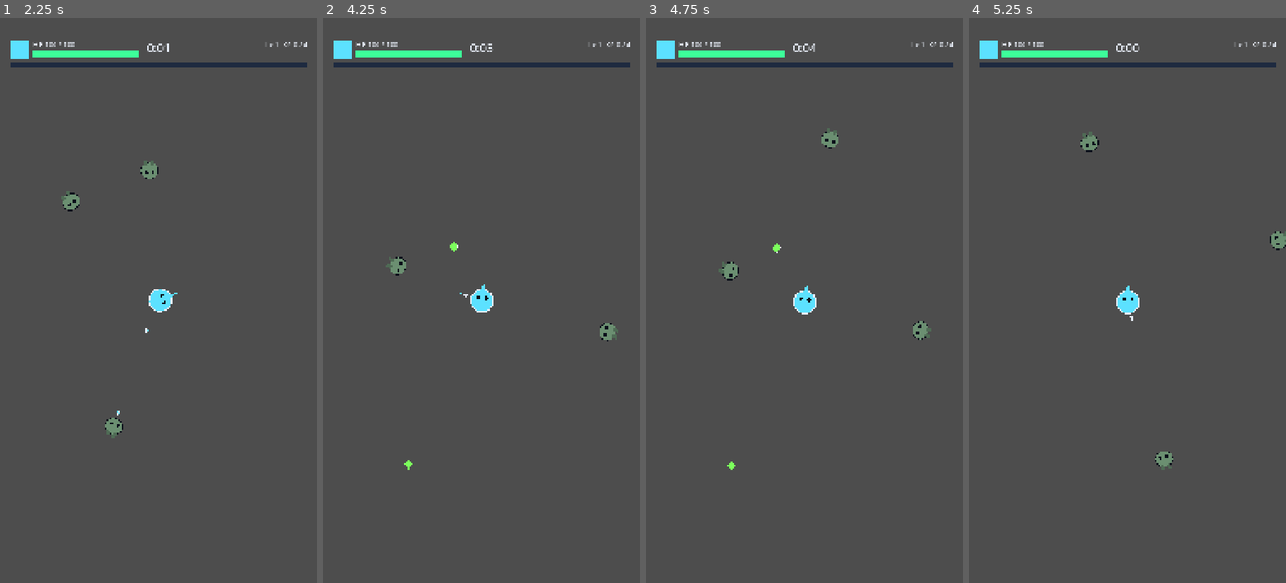
Above: before the commit, frames 1-4 (left to right).
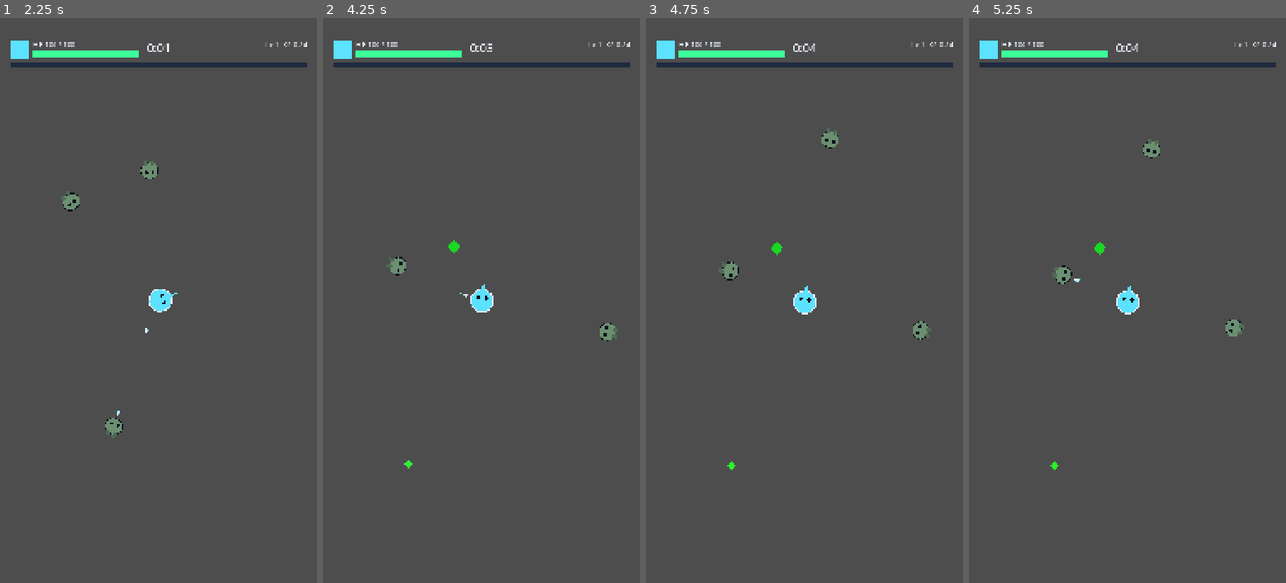
Above: after the commit, the same moments.

Repository: Silithix/Silithix-horde-protocal
Game: Godot game, scene res://scenes/boot/Boot.tscn
Two runs of this game, one before a commit and one after it. Both use one fixed random seed, a clock stepped at 60 frames per second and the inputs below.
Inputs (mouse positions are in pixels of both pictures, inside the frame that each line leads up to):
- Up to frame 1 (2.25 s): click "PLAY" at 0.5 s; move the mouse to (228, 272) at 1.27 s; click (228, 272) at 1.42 s; drag from (95, 328) to (158, 300) at 2.02 s
- Up to frame 2 (4.25 s): move the mouse to (513, 176) at 2.77 s; click (513, 176) at 2.92 s; drag from (465, 413) to (481, 300) at 3.52 s
- Up to frame 3 (4.75 s): move the mouse to (899, 385) at 4.27 s; click (899, 385) at 4.42 s
- Up to frame 4 (5.25 s): tap Escape (ui_cancel) at 4.9 s; click (1127, 277) at 5 s, where only the run after the commit has a clickable "Resume"

Frame 1 is identical in both runs. In frame 2, less than 0.1% of the frame differs, in the area x 25-44%, y 39-80%; in frame 3, less than 0.1%; in frame 4, 1.0%, in the area x 25-100%, y 4-80%.

Commit message:
feat: Milestone B pause menu, XP gem tiers, crates, weapon upgrade card
Esc opens Resume/Hub pause (level-up Esc still abandons). Gem tiers tinted.
Periodic crates (heal/magnet). Level-up can upgrade Shard Knives via set_level.

Diff:
--- /dev/null
+++ b/scenes/pickups/Crate.tscn
@@ -0,0 +1,18 @@
+[gd_scene load_steps=3 format=3 uid="uid://crate_pickup_hp"]
+
+[ext_resource type="Script" path="res://scripts/meta/Crate.gd" id="1_crate"]
+
+[sub_resource type="RectangleShape2D" id="RectangleShape2D_crate"]
+size = Vector2(40, 40)
+
+[node name="Crate" type="Area2D"]
+collision_layer = 8
+collision_mask = 1
+script = ExtResource("1_crate")
+
+[node name="Visual" type="Polygon2D" parent="."]
+color = Color(0.72, 0.48, 0.22, 1)
+polygon = PackedVector2Array(-18, -18, 18, -18, 18, 18, -18, 18)
+
+[node name="CollisionShape2D" type="CollisionShape2D" parent="."]
+shape = SubResource("RectangleShape2D_crate")
--- a/scenes/run/Run.gd
+++ b/scenes/run/Run.gd
@@ -1,17 +1,20 @@
 extends Node2D
-## Run root. Systems owns player/camera/XP/pooling/damage path here.
+## Run root. Systems owns player/camera/XP/pooling/pause/crates here.
 
 const PLAYER_SCENE := preload("res://scenes/player/Player.tscn")
 const XP_GEM_SCENE := preload("res://scenes/pickups/XpGem.tscn")
+const CRATE_SCENE := preload("res://scenes/pickups/Crate.tscn")
 const DRIFTER_SCENE := preload("res://scenes/enemies/Drifter.tscn")
 const SHARD_KNIVES := preload("res://scenes/combat/ShardKnivesWeapon.tscn")
 const LEVEL_UP_UI := preload("res://scenes/ui/LevelUpUI.tscn")
+const PAUSE_MENU := preload("res://scenes/ui/PauseMenu.tscn")
 const HUD_SCENE := preload("res://scenes/ui/RunHud.tscn")
 
 const ENEMY_CAP := 24
 const SPAWN_RADIUS := 560.0
 const SPAWN_INTERVAL := 2.0
 const INITIAL_DRIFTERS := 2
+const CRATE_INTERVAL := 25.0
 
 @onready var world: Node2D = $World
 @onready var entities: Node2D = $Entities
@@ -21,8 +24,11 @@
 var player: CharacterBody2D
 var camera: Camera2D
 var level_up_ui: CanvasLayer
+var pause_menu: CanvasLayer
 var hud: CanvasLayer
+var _weapon: Node = null
 var _spawn_timer: float = 0.0
+var _crate_timer: float = 12.0
 var _run_over: bool = false
 var _bonus_xp_on_gem: int = 0
 
@@ -34,6 +40,7 @@
 		$UI/StubLabel.queue_free()
 
 	Pool.warm(&"xp_gem", XP_GEM_SCENE, 64)
+	Pool.warm(&"crate", CRATE_SCENE, 8)
 	Pool.warm(&"drifter", DRIFTER_SCENE, 64)
 
 	player = PLAYER_SCENE.instantiate()
@@ -42,9 +49,9 @@
 	player.died.connect(_on_player_died)
 	player.leveled_up.connect(_on_player_leveled_up)
 
-	var wpn := SHARD_KNIVES.instantiate()
-	player.add_child(wpn)
-	wpn.setup(player)
+	_weapon = SHARD_KNIVES.instantiate()
+	player.add_child(_weapon)
+	_weapon.setup(player)
 
 	camera = Camera2D.new()
 	camera.set_script(load("res://scripts/player/FollowCamera.gd"))
@@ -56,6 +63,11 @@
 	add_child(level_up_ui)
 	level_up_ui.card_picked.connect(_on_card_picked)
 
+	pause_menu = PAUSE_MENU.instantiate()
+	add_child(pause_menu)
+	pause_menu.resume_pressed.connect(func(): pass)
+	pause_menu.hub_pressed.connect(_abandon_to_hub)
+
 	hud = HUD_SCENE.instantiate()
 	add_child(hud)
 	hud.call("bind_player", player)
@@ -71,29 +83,78 @@
 		_spawn_timer = SPAWN_INTERVAL
 		if _alive_enemy_count() < ENEMY_CAP:
 			_spawn_drifter()
+	_crate_timer -= delta
+	if _crate_timer <= 0.0:
+		_crate_timer = CRATE_INTERVAL
+		_spawn_crate()
 
 func _unhandled_input(event: InputEvent) -> void:
-	if event.is_action_pressed("ui_cancel"):
+	if not event.is_action_pressed("ui_cancel"):
+		return
+	# Level-up open: abandon to hub (force close)
+	if level_up_ui and level_up_ui.has_method("is_open") and level_up_ui.is_open():
 		_abandon_to_hub()
+		return
+	if pause_menu and pause_menu.has_method("is_open") and pause_menu.is_open():
+		pause_menu.close_menu(true)
+		return
+	if pause_menu:
+		pause_menu.open_menu()
 
 func _abandon_to_hub() -> void:
 	if level_up_ui and level_up_ui.has_method("force_close"):
 		level_up_ui.call("force_close")
-	else:
-		get_tree().paused = false
-		Events.pause_toggled.emit(false)
+	if pause_menu and pause_menu.has_method("close_menu"):
+		pause_menu.call("close_menu", false)
+	get_tree().paused = false
+	Events.pause_toggled.emit(false)
 	Game.go_to_hub()
 
 func spawn_xp_gem(pos: Vector2, amount: int = 1) -> void:
+	var tier := _roll_trash_gem_tier()
 	var gem: Node = Pool.acquire(&"xp_gem", pickups)
 	if gem == null:
 		gem = XP_GEM_SCENE.instantiate()
 		pickups.add_child(gem)
 	var value := amount + _bonus_xp_on_gem
 	if gem.has_method("setup"):
-		gem.call("setup", value, pos)
+		# Prefer tier visuals; amount still applied via setup value path when bonus
+		if _bonus_xp_on_gem > 0:
+			gem.call("setup", value, pos)
+		else:
+			gem.call("setup", 0, pos, tier)
 	else:
 		gem.global_position = pos
+
+func vacuum_all_gems() -> void:
+	if player == null:
+		return
+	for gem in get_tree().get_nodes_in_group("xp_gem"):
+		if gem.has_method("magnet_pull") and gem.visible:
+			gem.call("magnet_pull", player)
+
+func _roll_trash_gem_tier() -> String:
+	# Weights from pickup_table trash column (approx)
+	var roll := randi() % 100
+	if roll < 8:
+		return "blue"
+	if roll < 28:
+		return "large_green"
+	return "small_green"
+
+func _spawn_crate() -> void:
+	if player == null or not is_instance_valid(player) or not player.alive:
+		return
+	var angle := randf() * TAU
+	var pos := player.global_position + Vector2(cos(angle), sin(angle)) * randf_range(220.0, 420.0)
+	var kinds := ["heal_meat", "magnet", "gold_bag"]
+	var kind: String = kinds[randi() % kinds.size()]
+	var crate: Node = Pool.acquire(&"crate", pickups)
+	if crate == null:
+		crate = CRATE_SCENE.instantiate()
+		pickups.add_child(crate)
+	if crate.has_method("setup"):
+		crate.call("setup", pos, kind)
 
 func _spawn_drifter() -> void:
 	if player == null or not is_instance_valid(player) or not player.alive:
@@ -117,10 +178,22 @@
 	return n
 
 func _on_player_leveled_up(new_level: int) -> void:
+	if pause_menu and pause_menu.has_method("close_menu"):
+		pause_menu.call("close_menu", false)
 	level_up_ui.show_level_up(new_level)
+
+func _upgrade_starter_weapon() -> void:
+	if _weapon == null or not is_instance_valid(_weapon):
+		return
+	var lv := int(_weapon.get("level")) if _weapon.get("level") != null else 1
+	lv = mini(lv + 1, 5)
+	if _weapon.has_method("set_level"):
+		_weapon.call("set_level", lv)
 
 func _on_card_picked(card_id: String) -> void:
 	match card_id:
+		"shard_knives":
+			_upgrade_starter_weapon()
 		"move_speed":
 			player.set_meta("speed_mult", float(player.get_meta("speed_mult", 1.0)) + 0.12)
 		"magnet":
@@ -137,9 +210,10 @@
 	_run_over = true
 	if level_up_ui and level_up_ui.has_method("force_close"):
 		level_up_ui.call("force_close")
+	if pause_menu and pause_menu.has_method("close_menu"):
+		pause_menu.call("close_menu", false)
 	get_tree().paused = false
 	if hud and hud.has_method("stop"):
 		hud.call("stop")
-	# ignore_pause so death delay still fires if something re-pauses
 	await get_tree().create_timer(1.2, true, false, true).timeout
 	Game.end_run(false)
--- /dev/null
+++ b/scenes/ui/PauseMenu.tscn
@@ -0,0 +1,47 @@
+[gd_scene load_steps=2 format=3 uid="uid://pause_menu_hp"]
+
+[ext_resource type="Script" path="res://scripts/meta/PauseMenu.gd" id="1_pause"]
+
+[node name="PauseMenu" type="CanvasLayer"]
+layer = 25
+process_mode = 3
+script = ExtResource("1_pause")
+
+[node name="Dim" type="ColorRect" parent="."]
+anchors_preset = 15
+anchor_right = 1.0
+anchor_bottom = 1.0
+mouse_filter = 0
+color = Color(0, 0, 0, 0.55)
+
+[node name="Panel" type="PanelContainer" parent="."]
+anchors_preset = 8
+anchor_left = 0.5
+anchor_top = 0.5
+anchor_right = 0.5
+anchor_bottom = 0.5
+offset_left = -220.0
+offset_top = -180.0
+offset_right = 220.0
+offset_bottom = 180.0
+
+[node name="VBox" type="VBoxContainer" parent="Panel"]
+theme_override_constants/separation = 20
+
+[node name="Title" type="Label" parent="Panel/VBox"]
+layout_mode = 2
+theme_override_font_sizes/font_size = 36
+text = "PAUSED"
+horizontal_alignment = 1
+
+[node name="Resume" type="Button" parent="Panel/VBox"]
+custom_minimum_size = Vector2(0, 80)
+layout_mode = 2
+theme_override_font_sizes/font_size = 28
+text = "Resume"
+
+[node name="Hub" type="Button" parent="Panel/VBox"]
+custom_minimum_size = Vector2(0, 80)
+layout_mode = 2
+theme_override_font_sizes/font_size = 28
+text = "Return to Hub"
--- /dev/null
+++ b/scripts/meta/Crate.gd
@@ -0,0 +1,60 @@
+extends Area2D
+## Mid-run crate. Systems-owned. Contents from pickup_table feel.
+
+const POOL_KEY := &"crate"
+
+var _active: bool = false
+var _kind: String = "heal_meat"
+
+@onready var visual: Polygon2D = $Visual
+@onready var collision: CollisionShape2D = $CollisionShape2D
+
+func _ready() -> void:
+	body_entered.connect(_on_body_entered)
+	add_to_group("crate")
+
+func on_pool_acquire() -> void:
+	_active = true
+	visible = true
+	monitoring = true
+	if collision:
+		collision.disabled = false
+
+func on_pool_release() -> void:
+	_active = false
+	visible = false
+	monitoring = false
+	if collision:
+		collision.disabled = true
+
+func setup(pos: Vector2, kind: String = "heal_meat") -> void:
+	global_position = pos
+	_kind = kind
+	on_pool_acquire()
+
+func _on_body_entered(body: Node) -> void:
+	if not _active:
+		return
+	if not body.is_in_group("player"):
+		return
+	_active = false
+	_apply(body)
+	Pool.release(POOL_KEY, self)
+
+func _apply(player: Node) -> void:
+	match _kind:
+		"heal_meat":
+			if player.has_method("heal"):
+				var mx := float(player.get("max_hp"))
+				player.call("heal", mx * 0.2)
+		"magnet":
+			var run := get_tree().get_first_node_in_group("run_root")
+			if run and run.has_method("vacuum_all_gems"):
+				run.call("vacuum_all_gems")
+		"gold_bag":
+			# Meta gold later; Milestone B: small heal consolation
+			if player.has_method("heal"):
+				player.call("heal", 10.0)
+		_:
+			if player.has_method("heal"):
+				player.call("heal", 15.0)
--- a/scripts/meta/LevelUpUI.gd
+++ b/scripts/meta/LevelUpUI.gd
@@ -15,6 +15,7 @@
 var _level_queue: Array[int] = []
 
 const DUMMY_CARDS := [
+	{"id": "shard_knives", "label": "Shard Knives\nUpgrade weapon"},
 	{"id": "move_speed", "label": "Boots\n+12% move speed"},
 	{"id": "magnet", "label": "Magnet Coil\n+40 magnet radius"},
 	{"id": "max_hp", "label": "Plating\n+20 max HP + heal"},
@@ -33,6 +34,9 @@
 	_level_queue.append(new_level)
 	if not _open:
 		_present_next()
+
+func is_open() -> bool:
+	return _open
 
 func force_close() -> void:
 	_level_queue.clear()
--- /dev/null
+++ b/scripts/meta/PauseMenu.gd
@@ -0,0 +1,44 @@
+extends CanvasLayer
+## Run pause: Resume / Hub. Systems-owned Milestone B.
+
+signal resume_pressed
+signal hub_pressed
+
+@onready var panel: Control = $Panel
+
+var _open: bool = false
+
+func _ready() -> void:
+	visible = false
+	process_mode = Node.PROCESS_MODE_ALWAYS
+	$Panel/VBox/Resume.pressed.connect(_on_resume)
+	$Panel/VBox/Hub.pressed.connect(_on_hub)
+
+func open_menu() -> void:
+	if _open:
+		return
+	_open = true
+	visible = true
+	get_tree().paused = true
+	Events.pause_toggled.emit(true)
+
+func close_menu(unpause: bool = true) -> void:
+	_open = false
+	visible = false
+	if unpause and get_tree():
+		get_tree().paused = false
+		Events.pause_toggled.emit(false)
+
+func is_open() -> bool:
+	return _open
+
+func _on_resume() -> void:
+	close_menu(true)
+	resume_pressed.emit()
+
+func _on_hub() -> void:
+	close_menu(false)
+	if get_tree():
+		get_tree().paused = false
+	Events.pause_toggled.emit(false)
+	hub_pressed.emit()
--- a/scripts/meta/XpGem.gd
+++ b/scripts/meta/XpGem.gd
@@ -1,5 +1,5 @@
 extends Area2D
-## XP gem pickup. Pool-friendly. Systems-owned.
+## XP gem pickup with tiers. Pool-friendly. Systems-owned.
 
 const POOL_KEY := &"xp_gem"
 
@@ -8,9 +8,17 @@
 var _active: bool = false
 var _pull_target: Node2D
 var _pull_speed: float = 0.0
+var _tier: String = "small_green"
 
 @onready var sprite: Sprite2D = $Sprite2D
 @onready var collision: CollisionShape2D = $CollisionShape2D
+
+const TIER_VISUAL := {
+	"small_green": {"xp": 1, "scale": 0.55, "mod": Color(0.35, 0.95, 0.45)},
+	"large_green": {"xp": 3, "scale": 0.85, "mod": Color(0.2, 0.85, 0.35)},
+	"blue": {"xp": 8, "scale": 1.0, "mod": Color(0.35, 0.55, 1.0)},
+	"gold": {"xp": 20, "scale": 1.15, "mod": Color(1.0, 0.85, 0.2)},
+}
 
 func _ready() -> void:
 	body_entered.connect(_on_body_entered)
@@ -36,16 +44,43 @@
 	if collision:
 		collision.disabled = true
 
-func setup(value: int, pos: Vector2) -> void:
-	xp_value = value
+func setup(value: int, pos: Vector2, tier: String = "") -> void:
+	if tier != "" and TIER_VISUAL.has(tier):
+		_tier = tier
+		xp_value = int(TIER_VISUAL[tier]["xp"])
+	elif value > 0:
+		xp_value = value
+		_tier = _tier_for_xp(value)
+	else:
+		_tier = "small_green"
+		xp_value = 1
+	_apply_visual()
 	global_position = pos
 	on_pool_acquire()
+
+func setup_tier(tier: String, pos: Vector2) -> void:
+	setup(0, pos, tier)
 
 func magnet_pull(player: Node2D) -> void:
 	if not _active:
 		return
 	_pull_target = player
 	_pull_speed = 480.0
+
+func _apply_visual() -> void:
+	var vis: Dictionary = TIER_VISUAL.get(_tier, TIER_VISUAL["small_green"])
+	if sprite:
+		sprite.scale = Vector2.ONE * float(vis["scale"])
+		sprite.modulate = vis["mod"] as Color
+
+func _tier_for_xp(value: int) -> String:
+	if value >= 20:
+		return "gold"
+	if value >= 8:
+		return "blue"
+	if value >= 3:
+		return "large_green"
+	return "small_green"
 
 func _physics_process(delta: float) -> void:
 	if not _active or _pull_target == null or not is_instance_valid(_pull_target):
@@ -60,7 +95,6 @@
 		_collect(body)
 
 func _on_area_entered(area: Area2D) -> void:
-	# Player magnet / hurtbox may be Area2D children; prefer body path
 	var p := area.get_parent()
 	if p and p.is_in_group("player"):
 		_collect(p)
Not shown, changed: docs/BOT_LOG.md
